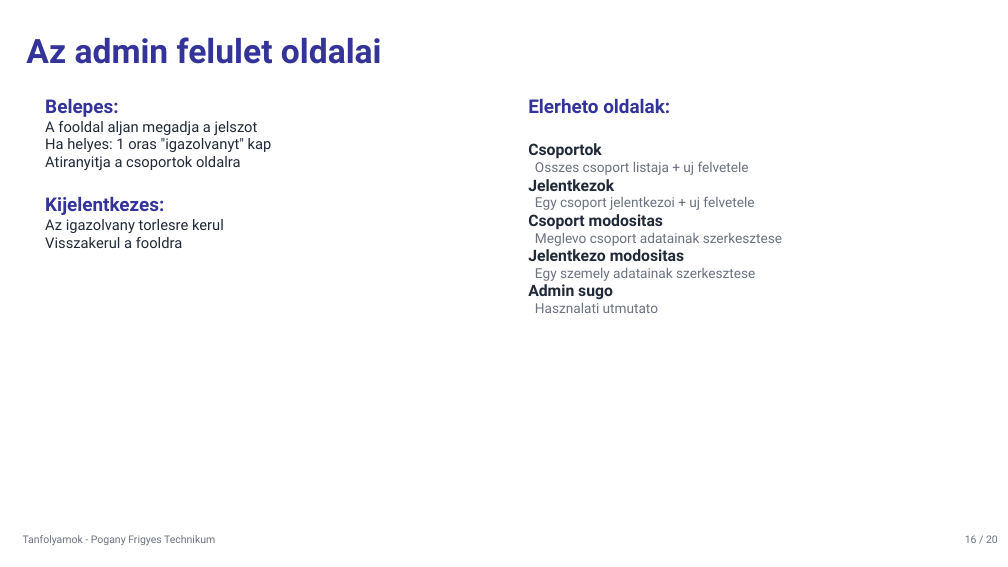
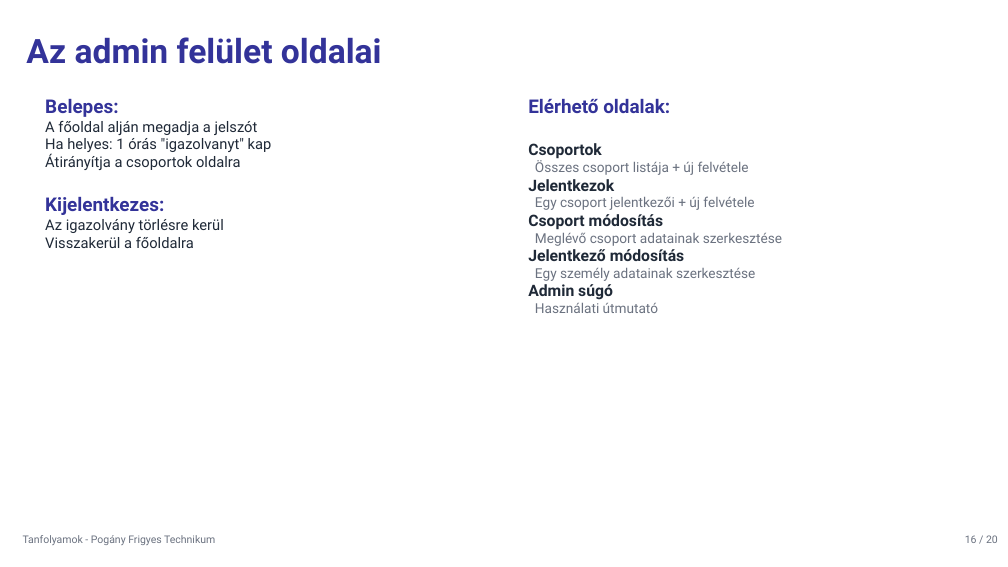
Before and after one commit to vargamatyas109-web/Tanfolyamok, a slide deck: slide 16 of Tanfolyamok_prezentacio.pptx. Drawn at 1008x567 pixels with LibreOffice and Linux fonts; fonts in the diff are those of the drawing. Boxes give left, top, right and bottom in pixels: in the first picture for what was removed or moved away, otherwise in the second. Text is boxed around its words. In the diff, an @@ line names an element or a change of style, - is before the commit and + after.

```diff
--- a/Tanfolyamok_prezentacio.pptx
+++ b/Tanfolyamok_prezentacio.pptx
@@ text at (26, 37, 382, 64): text changed @@
-Az admin felulet oldalai
+Az admin felület oldalai
@@ text at (528, 99, 670, 113): text changed @@
-Elerheto oldalak:
+Elérhető oldalak:
@@ text at (45, 121, 272, 170): text changed @@
-A fooldal aljan megadja a jelszot
-Ha helyes: 1 oras "igazolvanyt" kap
-Atiranyitja a csoportok oldalra
+A főoldal alján megadja a jelszót
+Ha helyes: 1 órás "igazolvanyt" kap
+Átirányítja a csoportok oldalra
@@ text at (535, 160, 749, 175): text changed @@
-Osszes csoport listaja + uj felvetele
+Összes csoport listája + új felvétele
@@ text at (528, 196, 782, 313): text changed @@
-Egy csoport jelentkezoi + uj felvetele
-Csoport modositas
-Meglevo csoport adatainak szerkesztese
-Jelentkezo modositas
-Egy szemely adatainak szerkesztese
-Admin sugo
-Hasznalati utmutato
+Egy csoport jelentkezői + új felvétele
+Csoport módosítás
+Meglévő csoport adatainak szerkesztése
+Jelentkező módosítás
+Egy személy adatainak szerkesztése
+Admin súgó
+Használati útmutató
@@ text at (45, 219, 224, 248): text changed @@
-Az igazolvany torlesre kerul
-Visszakerul a fooldra
+Az igazolvány törlésre kerül
+Visszakerül a főoldalra
```
Also in this commit, not shown: 24 other slides changed, 10 other files.
